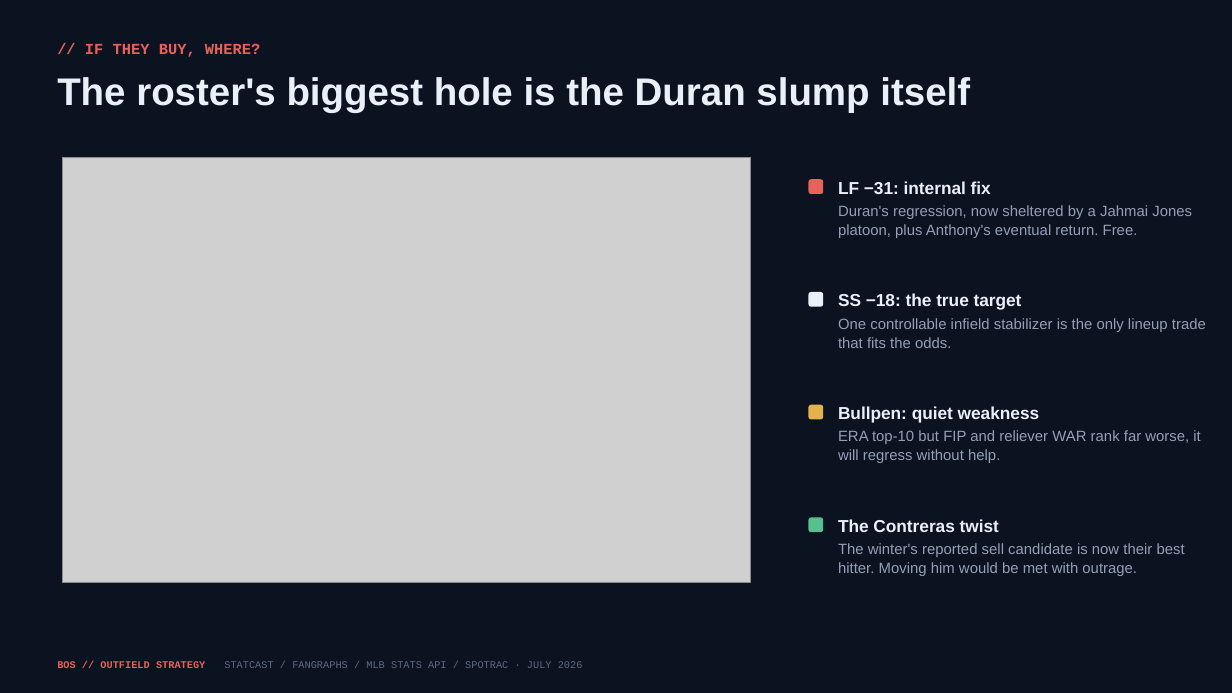
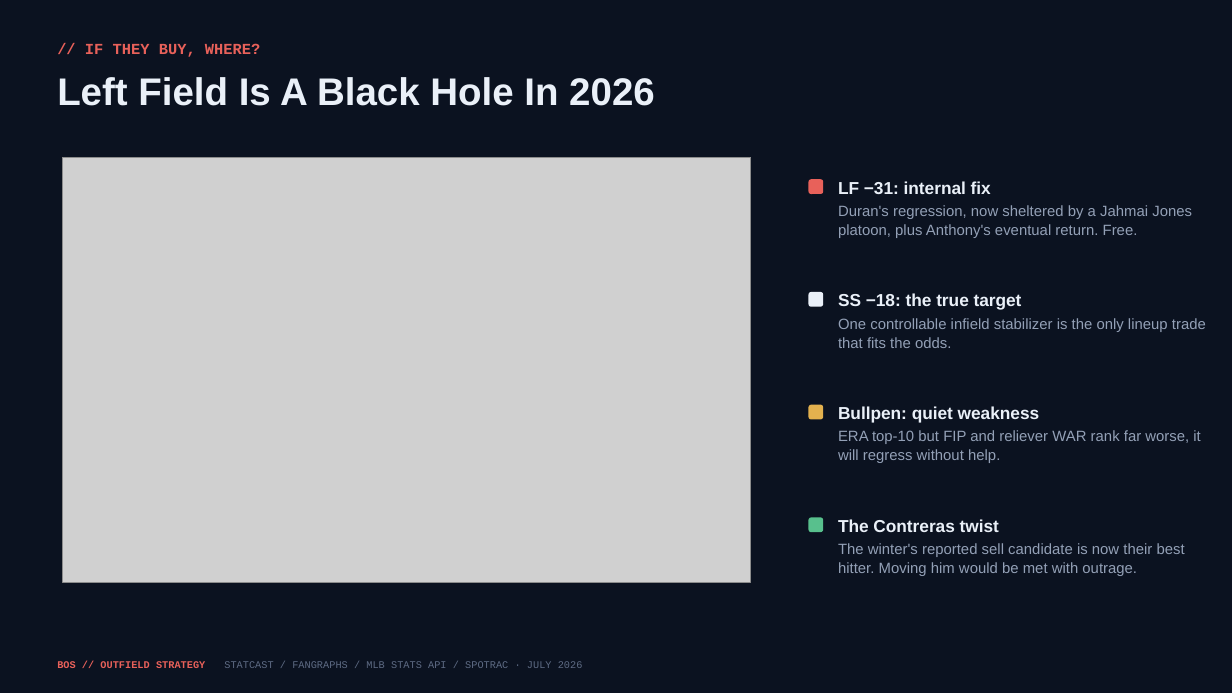
Before and after one commit to justinloo12/jarren-duran-outlier-analysis, a slide deck: slide 10 of outputs/Red_Sox_Trade_Deadline.pptx. Drawn at 1232x693 pixels with LibreOffice and Linux fonts; fonts in the diff are those of the drawing; grey boxes stand for pictures. Boxes give left, top, right and bottom in pixels: in the first picture for what was removed or moved away, otherwise in the second. Text is boxed around its words. In the diff, an @@ line names an element or a change of style, - is before the commit and + after.

```diff
--- a/outputs/Red_Sox_Trade_Deadline.pptx
+++ b/outputs/Red_Sox_Trade_Deadline.pptx
@@ text at box(57, 77, 655, 106): text changed @@
-The roster's biggest hole is the Duran slump itself
+Left Field Is A Black Hole In 2026
```
Also in this commit, not shown: 11 other slides changed, 1 slide added, 1 slide removed, 3 other files.
